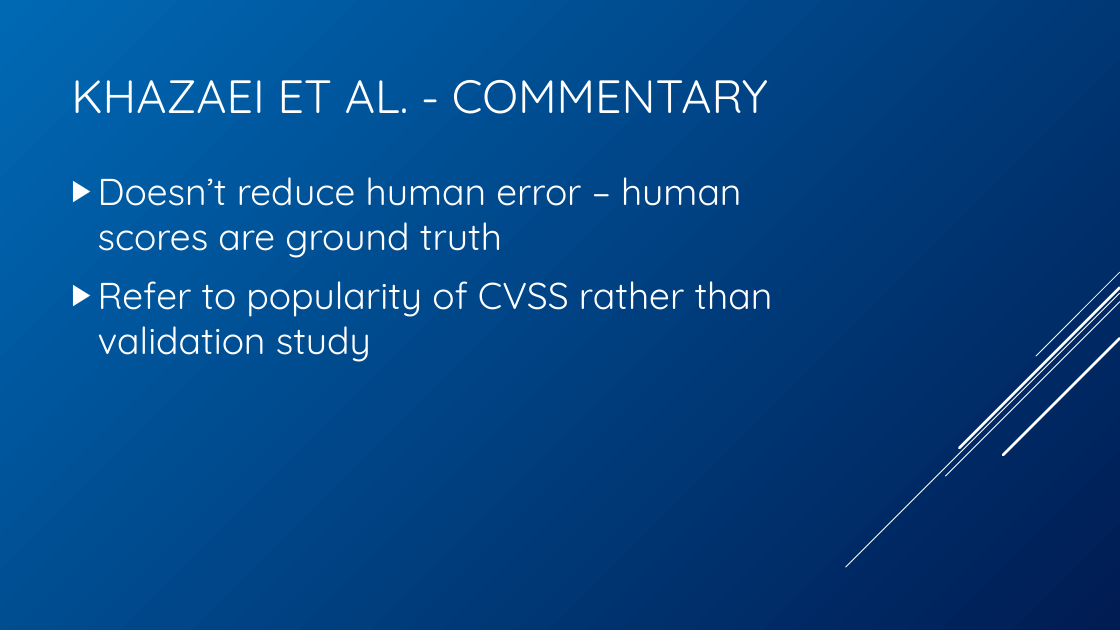
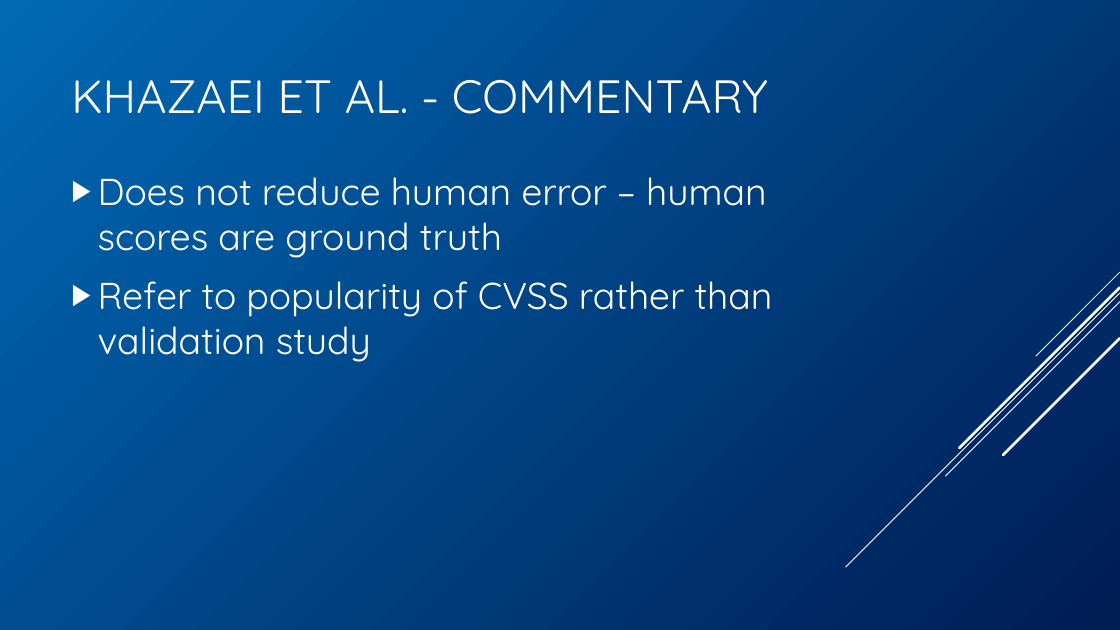
Before and after one commit to BenChurch/Winter2017, a slide deck: slide 31 of CISC848/BackgroundPentation/ChurchCISC848Background.pptx. Drawn at 1120x630 pixels with LibreOffice and Linux fonts; fonts in the diff are those of the drawing. Boxes give left, top, right and bottom in pixels: in the first picture for what was removed or moved away, otherwise in the second. Text is boxed around its words. In the diff, an @@ line names an element or a change of style, - is before the commit and + after.

```diff
--- a/CISC848/BackgroundPentation/ChurchCISC848Background.pptx
+++ b/CISC848/BackgroundPentation/ChurchCISC848Background.pptx
@@ text at box(98, 177, 767, 258): text changed @@
-▶ Doesn’t reduce human error – human scores are ground truth
+▶ Does not reduce human error – human scores are ground truth
```
Also in this commit, not shown: 3 other files.
